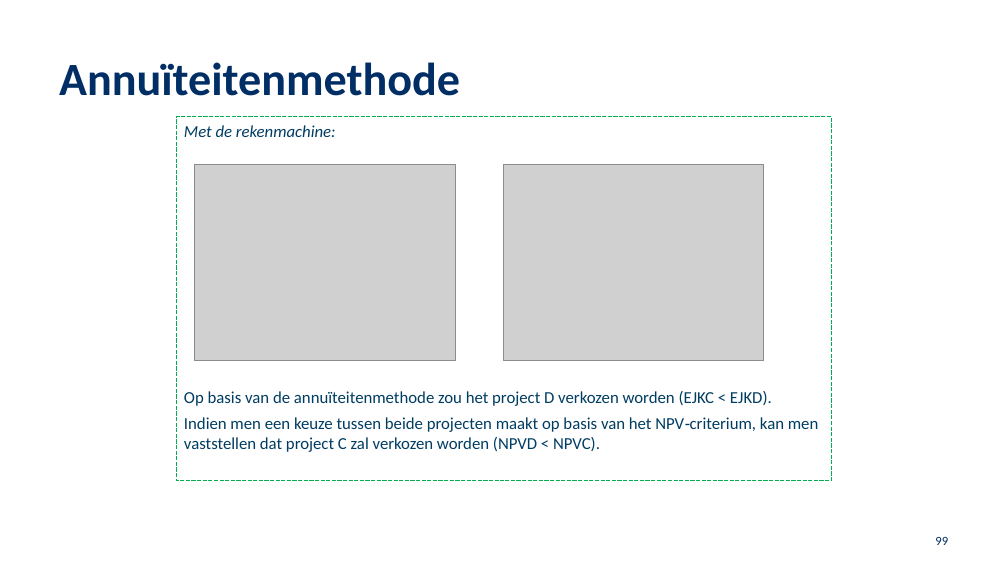
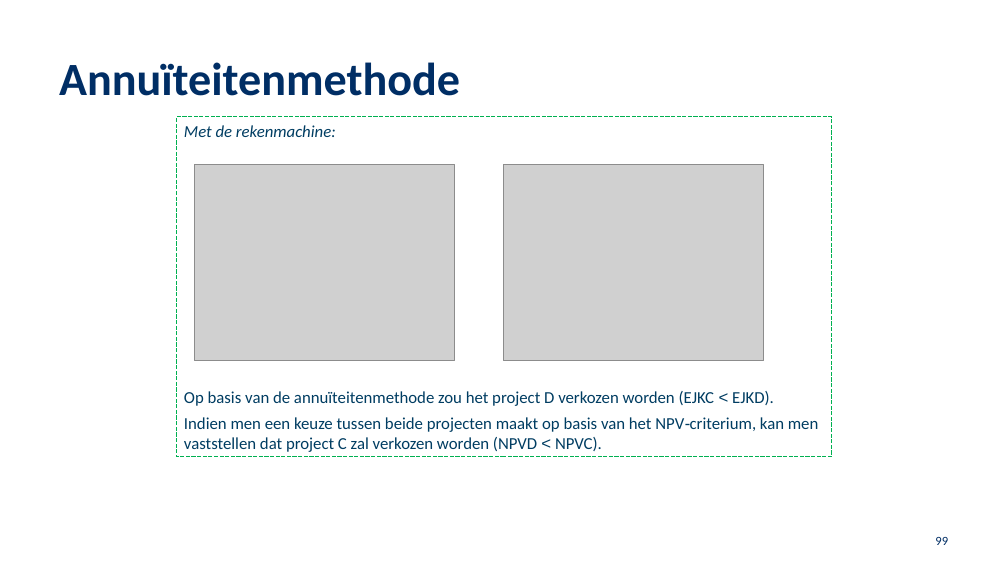
Before and after one commit to JasonLiu1229/University-Vault, a slide deck: slide 99 of School 2024-2025/FJ/Hoofdstuk 9 (2024 ).pptx. Drawn at 1008x567 pixels with LibreOffice and Linux fonts; fonts in the diff are those of the drawing; grey boxes stand for pictures; background and template pictures are left out. Boxes give left, top, right and bottom in pixels: in the first picture for what was removed or moved away, otherwise in the second. Text is boxed around its words. In the diff, an @@ line names an element or a change of style, - is before the commit and + after.

```diff
--- a/School 2024-2025/FJ/Hoofdstuk 9 (2024 ).pptx
+++ b/School 2024-2025/FJ/Hoofdstuk 9 (2024 ).pptx
@@ rectangle "Met de rekenmachine:": place and size @@
-rectangle "Met de rekenmachine:" at <box>177,117,832,481</box>
+rectangle "Met de rekenmachine:" at <box>177,116,832,457</box>
@@ rectangle "Met de rekenmachine:" at <box>177,116,832,457</box>: outline #00B050 0.75 pt dashed to #00B050 0 pt dashed @@
@@ text in rectangle at <box>184,391,818,452</box>: font Calibri to Arial in "<", "<" @@
```
Also in this commit, not shown: 77 other slides changed.
